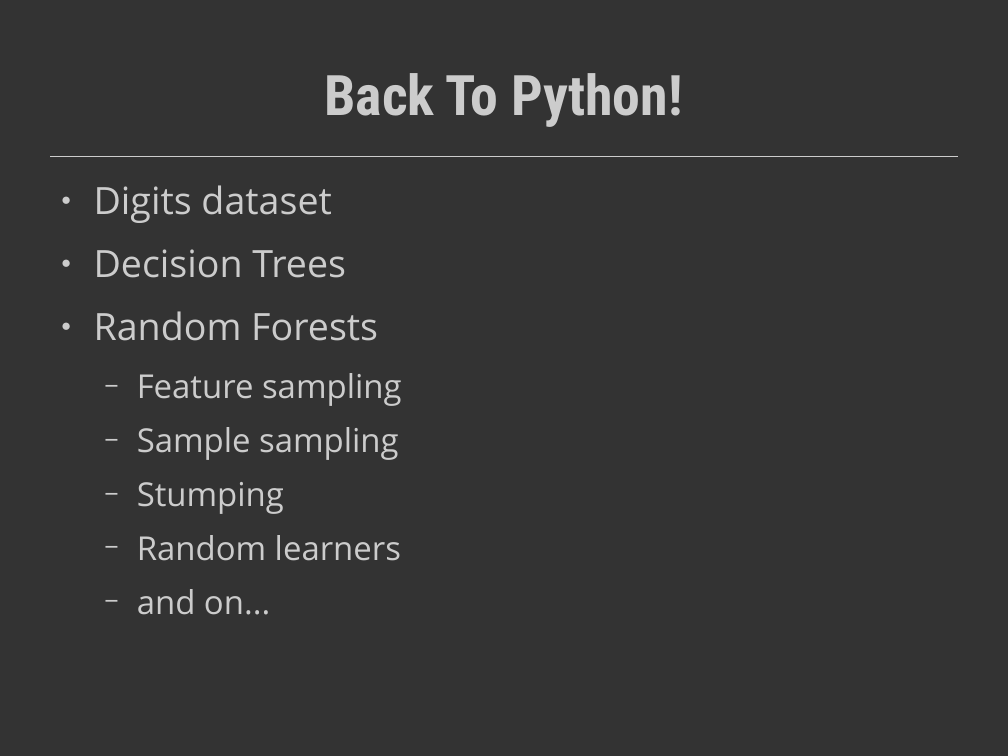
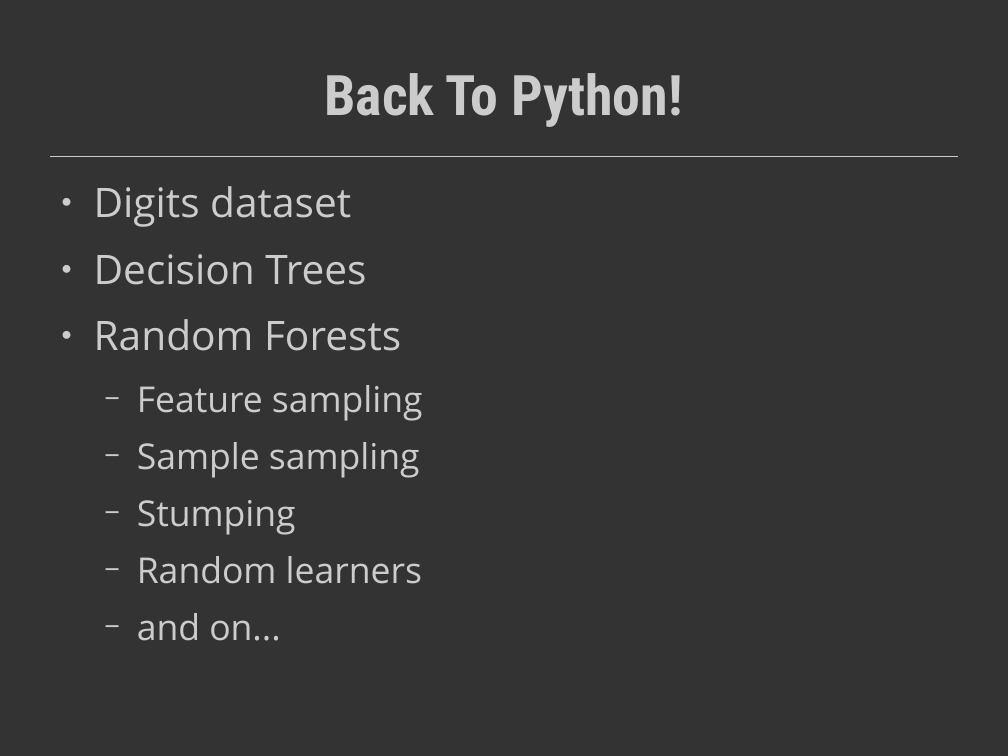
Before and after one commit to TheGrimmScientist/SlidesFromTalks, a slide deck: slide 24 of 2016_03_17_HUML_Guest_Lecture/RandomForestPres/EnsemblePres.odp. Drawn at 1008x756 pixels with LibreOffice and Linux fonts; fonts in the diff are those of the drawing. Boxes give left, top, right and bottom in pixels: in the first picture for what was removed or moved away, otherwise in the second. Text is boxed around its words. In the diff, an @@ line names an element or a change of style, - is before the commit and + after.

```diff
--- a/2016_03_17_HUML_Guest_Lecture/RandomForestPres/EnsemblePres.odp
+++ b/2016_03_17_HUML_Guest_Lecture/RandomForestPres/EnsemblePres.odp
@@ text "Digits dataset" at (94, 186, 423, 641): size 29.6 to 32 pt in "Digits dataset", "Decision Trees", "Random Forests"; size 25.9 to 28 pt in "Feature sampling", "Sample sampling", "Stumping", "Random learners" and 1 more places @@
```
Also in this commit, not shown: 4 other slides changed, 5 other files.
